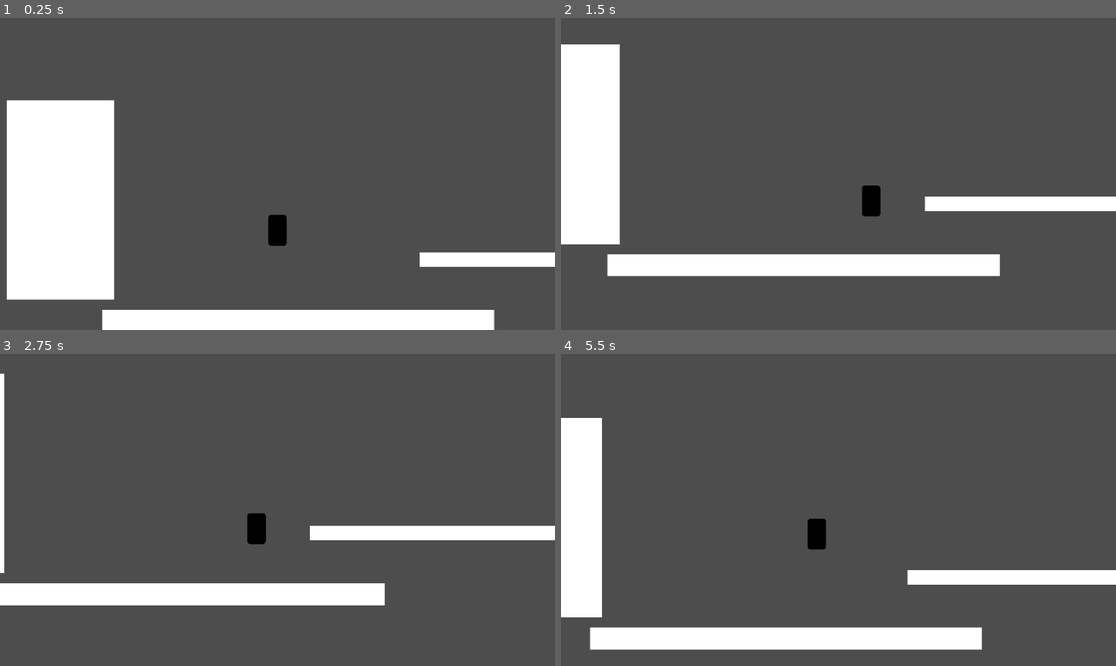
Above: before the commit, frames 1-4 (two rows, left to right).
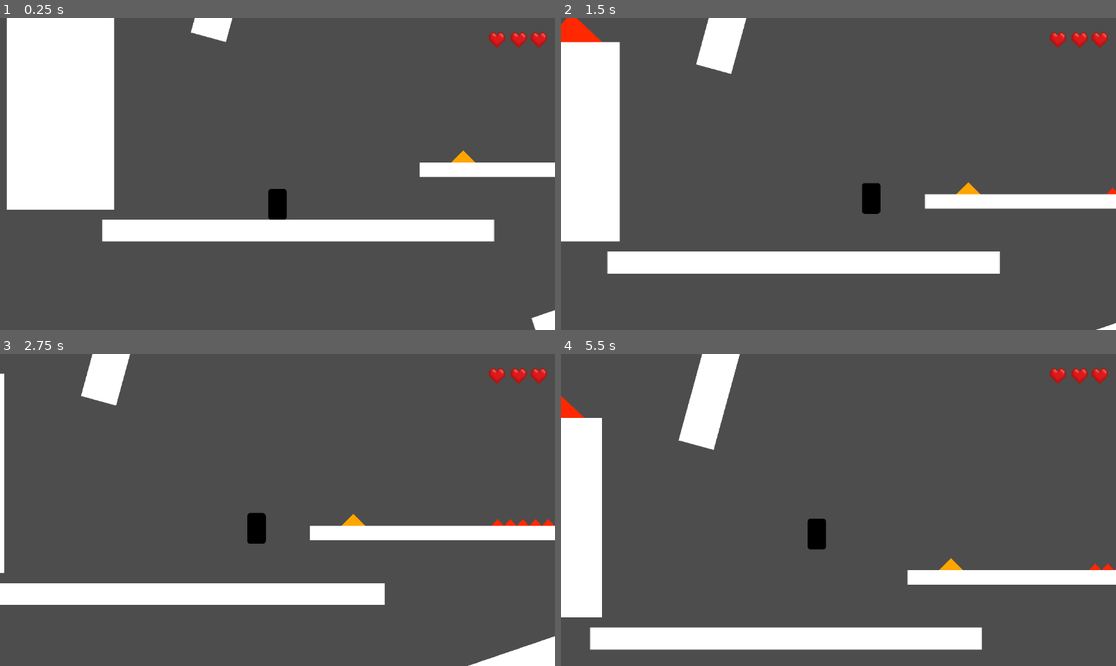
Above: after the commit, the same moments.

Repository: Darkneew/PlainPlateformer
Game: Godot game, scene res://levels/test_level.tscn
Same seed, same stepped clock (60 frames per second), same inputs: the game is played once before the commit and once after it.
Inputs:
- Up to frame 1 (0.25 s): no input
- Up to frame 2 (1.5 s): hold D (right) from 0.53 s (still down); tap W (jump) at 0.6, 0.77, 1.07 s; tap Space (dash) at 1.35 s
- Up to frame 3 (2.75 s): tap W (jump) at 1.52, 1.55, 1.82, 2.1 s; release D (right) at 2.03 s; hold Left (left) from 2.03 s (still down)
- Up to frame 4 (5.5 s): release Left (left) at 2.78 s; hold D (right) 2.78-4.28 s; tap Space (dash) at 2.85, 4.35 s; tap W (jump) at 3.02, 3.05, 3.32, 3.6, 3.77, 4.07, 4.52, 4.55, 4.82, 5.1 s; hold Left (left) 4.28-5.03 s; hold D (right) from 5.03 s (still down)

The runs differ from the first frame. In frame 1, 24% of the frame differs, in the area x 1-100%, y 0-100%; in frame 2, 4.1%; in frame 3, 2.5%; in frame 4, 2.6%.

Commit message:
health, dangerous objects, respawn and checkpoints

Diff:
--- a/levels/test_level.tscn
+++ b/levels/test_level.tscn
@@ -1,11 +1,39 @@
-[gd_scene load_steps=3 format=3 uid="uid://jixjah186mgf"]
+[gd_scene load_steps=6 format=3 uid="uid://jixjah186mgf"]
 
 [ext_resource type="PackedScene" uid="uid://8mnklhwexdq1" path="res://objects/plateform.tscn" id="1_4xvrj"]
 [ext_resource type="PackedScene" uid="uid://dxcbv1gkwim7d" path="res://player/packed_player.tscn" id="2_boudh"]
+[ext_resource type="PackedScene" uid="uid://u82ythi5tufs" path="res://objects/spikes.tscn" id="2_fksv7"]
+[ext_resource type="PackedScene" uid="uid://cs3qfyld1jud" path="res://objects/dangerous_square.tscn" id="3_pln7a"]
+[ext_resource type="PackedScene" uid="uid://d4b081fryfbus" path="res://objects/checkpoint.tscn" id="4_sr76q"]
 
 [node name="TestLevel" type="Node2D"]
 
 [node name="Map" type="Node2D" parent="."]
+
+[node name="HurtingSquare2" parent="Map" instance=ExtResource("3_pln7a")]
+position = Vector2(-1096, -462)
+rotation = -0.814551
+scale = Vector2(1.23994, 1.14652)
+lethal = true
+
+[node name="HurtingSquare" parent="Map" instance=ExtResource("3_pln7a")]
+position = Vector2(964, 312)
+rotation = 0.786559
+scale = Vector2(0.456575, 0.444914)
+
+[node name="Spikes" parent="Map" instance=ExtResource("2_fksv7")]
+position = Vector2(1876, 318)
+scale = Vector2(0.273175, 0.30029)
+lethal = true
+
+[node name="Spikes2" parent="Map" instance=ExtResource("2_fksv7")]
+position = Vector2(-61, 1396)
+scale = Vector2(0.33152, 0.718052)
+
+[node name="Spikes3" parent="Map" instance=ExtResource("2_fksv7")]
+position = Vector2(4067, 284)
+scale = Vector2(0.238212, 0.356946)
+lethal = true
 
 [node name="Plateform" parent="Map" instance=ExtResource("1_4xvrj")]
 position = Vector2(1480, 349)
@@ -19,4 +47,29 @@
 position = Vector2(-1126, 39)
 scale = Vector2(0.406527, 5.34207)
 
+[node name="Plateform4" parent="Map" instance=ExtResource("1_4xvrj")]
+position = Vector2(-273, -652)
+rotation = 1.83726
+scale = Vector2(0.474197, 0.972135)
+
+[node name="Plateform5" parent="Map" instance=ExtResource("1_4xvrj")]
+position = Vector2(2156, 917)
+rotation = -0.328724
+scale = Vector2(1.25176, 0.80487)
+
+[node name="Plateform6" parent="Map" instance=ExtResource("1_4xvrj")]
+position = Vector2(62, 1634)
+scale = Vector2(2.14432, 2.70719)
+
+[node name="Plateform7" parent="Map" instance=ExtResource("1_4xvrj")]
+position = Vector2(3922, 493)
+scale = Vector2(1.72915, 2.26955)
+
+[node name="Checkpoint" parent="Map" instance=ExtResource("4_sr76q")]
+position = Vector2(2925, -54)
+
+[node name="Checkpoint2" parent="Map" instance=ExtResource("4_sr76q")]
+position = Vector2(5023, -54)
+
 [node name="PackedPlayer" parent="." instance=ExtResource("2_boudh")]
+position = Vector2(0, 514)
--- /dev/null
+++ b/objects/checkpoint.tscn
@@ -0,0 +1,103 @@
+[gd_scene load_steps=9 format=3 uid="uid://d4b081fryfbus"]
+
+[ext_resource type="Texture2D" uid="uid://c8kv6d060cv1m" path="res://ressources/white_square.png" id="1_3n6yb"]
+[ext_resource type="Script" path="res://scripts/checkpoint.gd" id="1_ix751"]
+
+[sub_resource type="RectangleShape2D" id="RectangleShape2D_c0vrn"]
+size = Vector2(58, 609)
+
+[sub_resource type="Animation" id="Animation_6lt0s"]
+resource_name = "blink"
+length = 2.0
+loop_mode = 1
+tracks/0/type = "value"
+tracks/0/imported = false
+tracks/0/enabled = true
+tracks/0/path = NodePath("Sprite2D:modulate")
+tracks/0/interp = 1
+tracks/0/loop_wrap = true
+tracks/0/keys = {
+"times": PackedFloat32Array(0, 1, 2),
+"transitions": PackedFloat32Array(1, 1, 1),
+"update": 0,
+"values": [Color(0.294118, 0.65098, 1, 0.498039), Color(0.294118, 0.65098, 1, 0.117647), Color(0.294118, 0.65098, 1, 0.498039)]
+}
+
+[sub_resource type="Animation" id="Animation_qa5uk"]
+length = 0.001
+tracks/0/type = "value"
+tracks/0/imported = false
+tracks/0/enabled = true
+tracks/0/path = NodePath("Sprite2D:modulate")
+tracks/0/interp = 1
+tracks/0/loop_wrap = true
+tracks/0/keys = {
+"times": PackedFloat32Array(0),
+"transitions": PackedFloat32Array(1),
+"update": 0,
+"values": [Color(0.294118, 0.65098, 1, 0.498039)]
+}
+
+[sub_resource type="Animation" id="Animation_yxxll"]
+resource_name = "check"
+length = 0.2
+loop_mode = 1
+tracks/0/type = "value"
+tracks/0/imported = false
+tracks/0/enabled = true
+tracks/0/path = NodePath("Sprite2D:modulate")
+tracks/0/interp = 1
+tracks/0/loop_wrap = true
+tracks/0/keys = {
+"times": PackedFloat32Array(0, 0.1, 0.2),
+"transitions": PackedFloat32Array(0.170755, 2.82843, 1),
+"update": 0,
+"values": [Color(0.294118, 0.65098, 1, 0.498039), Color(1, 1, 1, 0.498039), Color(0.294118, 0.65098, 1, 0.498039)]
+}
+
+[sub_resource type="Animation" id="Animation_6cieo"]
+resource_name = "blink2"
+length = 2.0
+loop_mode = 1
+tracks/0/type = "value"
+tracks/0/imported = false
+tracks/0/enabled = true
+tracks/0/path = NodePath("Sprite2D:modulate")
+tracks/0/interp = 1
+tracks/0/loop_wrap = true
+tracks/0/keys = {
+"times": PackedFloat32Array(0, 1, 2),
+"transitions": PackedFloat32Array(1, 1, 1),
+"update": 0,
+"values": [Color(0.172568, 0.75574, 0.296255, 0.498039), Color(0.172549, 0.756863, 0.298039, 0.117647), Color(0.172568, 0.75574, 0.296255, 0.498039)]
+}
+
+[sub_resource type="AnimationLibrary" id="AnimationLibrary_cqw7i"]
+_data = {
+"RESET": SubResource("Animation_qa5uk"),
+"blink": SubResource("Animation_6lt0s"),
+"blink2": SubResource("Animation_6cieo"),
+"check": SubResource("Animation_yxxll")
+}
+
+[node name="Checkpoint" type="Area2D"]
+collision_layer = 0
+script = ExtResource("1_ix751")
+
+[node name="CollisionShape2D" type="CollisionShape2D" parent="."]
+position = Vector2(0, 0.5)
+shape = SubResource("RectangleShape2D_c0vrn")
+
+[node name="Sprite2D" type="Sprite2D" parent="."]
+modulate = Color(0.294118, 0.65098, 1, 0.498039)
+texture_filter = 1
+rotation = 1.5708
+scale = Vector2(1.5, 0.3)
+texture = ExtResource("1_3n6yb")
+
+[node name="AnimationPlayer" type="AnimationPlayer" parent="."]
+libraries = {
+"": SubResource("AnimationLibrary_cqw7i")
+}
+
+[connection signal="body_entered" from="." to="." method="on_entered"]
--- /dev/null
+++ b/objects/dangerous_square.tscn
@@ -0,0 +1,21 @@
+[gd_scene load_steps=4 format=3 uid="uid://cs3qfyld1jud"]
+
+[ext_resource type="Texture2D" uid="uid://c8kv6d060cv1m" path="res://ressources/white_square.png" id="1_5spy4"]
+[ext_resource type="Script" path="res://scripts/dangerous_square.gd" id="1_ajxl6"]
+
+[sub_resource type="RectangleShape2D" id="RectangleShape2D_61jgu"]
+size = Vector2(193, 194)
+
+[node name="DangerousSquare" type="StaticBody2D"]
+collision_layer = 4
+collision_mask = 0
+script = ExtResource("1_ajxl6")
+
+[node name="CollisionShape2D" type="CollisionShape2D" parent="."]
+shape = SubResource("RectangleShape2D_61jgu")
+
+[node name="Sprite2D" type="Sprite2D" parent="."]
+modulate = Color(1, 0.647059, 0, 1)
+texture_filter = 1
+scale = Vector2(0.483333, 1.02577)
+texture = ExtResource("1_5spy4")
--- a/objects/plateform.tscn
+++ b/objects/plateform.tscn
@@ -9,10 +9,10 @@
 collision_layer = 18
 collision_mask = 0
 
+[node name="CollisionShape2D" type="CollisionShape2D" parent="."]
+shape = SubResource("RectangleShape2D_nf3rm")
+
 [node name="Sprite2D" type="Sprite2D" parent="."]
 texture_filter = 1
 scale = Vector2(3.38333, 1)
 texture = ExtResource("1_lbair")
-
-[node name="CollisionShape2D" type="CollisionShape2D" parent="."]
-shape = SubResource("RectangleShape2D_nf3rm")
--- /dev/null
+++ b/objects/spikes.tscn
@@ -0,0 +1,31 @@
+[gd_scene load_steps=3 format=3 uid="uid://u82ythi5tufs"]
+
+[ext_resource type="Script" path="res://scripts/spikes.gd" id="1_aabpr"]
+[ext_resource type="PackedScene" uid="uid://cs3qfyld1jud" path="res://objects/dangerous_square.tscn" id="2_hrj3i"]
+
+[node name="Spikes" type="Node2D"]
+script = ExtResource("1_aabpr")
+
+[node name="DangerousSquare" parent="." instance=ExtResource("2_hrj3i")]
+position = Vector2(120, 0)
+rotation = 0.785398
+
+[node name="DangerousSquare2" parent="." instance=ExtResource("2_hrj3i")]
+position = Vector2(360, 0)
+rotation = 0.785398
+
+[node name="DangerousSquare3" parent="." instance=ExtResource("2_hrj3i")]
+position = Vector2(600, 0)
+rotation = 0.785398
+
+[node name="DangerousSquare4" parent="." instance=ExtResource("2_hrj3i")]
+position = Vector2(-120, 0)
+rotation = 0.785398
+
+[node name="DangerousSquare5" parent="." instance=ExtResource("2_hrj3i")]
+position = Vector2(-360, 0)
+rotation = 0.785398
+
+[node name="DangerousSquare6" parent="." instance=ExtResource("2_hrj3i")]
+position = Vector2(-600, 0)
+rotation = 0.785398
--- a/player/packed_player.tscn
+++ b/player/packed_player.tscn
@@ -1,11 +1,15 @@
-[gd_scene load_steps=3 format=3 uid="uid://dxcbv1gkwim7d"]
+[gd_scene load_steps=5 format=3 uid="uid://dxcbv1gkwim7d"]
 
 [ext_resource type="PackedScene" uid="uid://bb6fu5n5x5l4l" path="res://player/player.tscn" id="1_h1fir"]
 [ext_resource type="Script" path="res://scripts/camera.gd" id="2_hwxef"]
+[ext_resource type="Script" path="res://player/player_ui.gd" id="3_lxksm"]
+[ext_resource type="Texture2D" uid="uid://d3aykosughncs" path="res://ressources/coeur_3.png" id="3_rfxt1"]
 
 [node name="PackedPlayer" type="Node2D"]
 
-[node name="Player" parent="." instance=ExtResource("1_h1fir")]
+[node name="Player" parent="." node_paths=PackedStringArray("pack", "camera") instance=ExtResource("1_h1fir")]
+pack = NodePath("..")
+camera = NodePath("../CameraLock")
 
 [node name="CameraLock" type="Node2D" parent="." node_paths=PackedStringArray("player")]
 script = ExtResource("2_hwxef")
@@ -15,7 +19,22 @@
 position = Vector2(0, -150)
 
 [node name="PlayerUI" type="CanvasLayer" parent="."]
+script = ExtResource("3_lxksm")
 
 [node name="Timer" type="Timer" parent="PlayerUI"]
 wait_time = 0.1
 autostart = true
+
+[node name="Hearts" type="TextureRect" parent="PlayerUI"]
+anchors_preset = 1
+anchor_left = 1.0
+anchor_right = 1.0
+offset_left = -137.0
+offset_top = -19.0
+offset_right = -97.0
+offset_bottom = 21.0
+grow_horizontal = 0
+scale = Vector2(3, 3)
+texture = ExtResource("3_rfxt1")
+
+[connection signal="hearts_update" from="Player" to="PlayerUI" method="hearts_update"]
--- a/player/player.tscn
+++ b/player/player.tscn
@@ -7,7 +7,97 @@
 size = Vector2(79.5, 144)
 
 [sub_resource type="RectangleShape2D" id="RectangleShape2D_7vx5l"]
-size = Vector2(20, 89)
+size = Vector2(20, 68.5)
+
+[sub_resource type="Animation" id="Animation_cf0vx"]
+resource_name = "blink"
+length = 0.5
+loop_mode = 1
+tracks/0/type = "value"
+tracks/0/imported = false
+tracks/0/enabled = true
+tracks/0/path = NodePath("Sprite2D:modulate")
+tracks/0/interp = 1
+tracks/0/loop_wrap = true
+tracks/0/keys = {
+"times": PackedFloat32Array(0, 0.266667, 0.5),
+"transitions": PackedFloat32Array(0.217637, 4.59479, 1),
+"update": 0,
+"values": [Color(1, 1, 1, 1), Color(1, 1, 1, 0.27451), Color(1, 1, 1, 1)]
+}
+
+[sub_resource type="Animation" id="Animation_itd86"]
+length = 0.001
+tracks/0/type = "value"
+tracks/0/imported = false
+tracks/0/enabled = true
+tracks/0/path = NodePath("Sprite2D:modulate")
+tracks/0/interp = 1
+tracks/0/loop_wrap = true
+tracks/0/keys = {
+"times": PackedFloat32Array(0),
+"transitions": PackedFloat32Array(1),
+"update": 0,
+"values": [Color(1, 1, 1, 1)]
+}
+tracks/1/type = "value"
+tracks/1/imported = false
+tracks/1/enabled = true
+tracks/1/path = NodePath("Sprite2D:rotation")
+tracks/1/interp = 1
+tracks/1/loop_wrap = true
+tracks/1/keys = {
+"times": PackedFloat32Array(0),
+"transitions": PackedFloat32Array(1),
+"update": 0,
+"values": [0.0]
+}
+tracks/2/type = "value"
+tracks/2/imported = false
+tracks/2/enabled = true
+tracks/2/path = NodePath("Sprite2D:scale")
+tracks/2/interp = 1
+tracks/2/loop_wrap = true
+tracks/2/keys = {
+"times": PackedFloat32Array(0),
+"transitions": PackedFloat32Array(1),
+"update": 0,
+"values": [Vector2(1, 1)]
+}
+
+[sub_resource type="Animation" id="Animation_vvuct"]
+resource_name = "death"
+tracks/0/type = "value"
+tracks/0/imported = false
+tracks/0/enabled = true
+tracks/0/path = NodePath("Sprite2D:rotation")
+tracks/0/interp = 1
+tracks/0/loop_wrap = true
+tracks/0/keys = {
+"times": PackedFloat32Array(0, 0.2, 0.4, 0.6, 0.8, 1),
+"transitions": PackedFloat32Array(1, 1, 1, 1, 1, 1),
+"update": 0,
+"values": [0.0, 1.5708, 4.71239, 7.85398, 10.9956, 14.1372]
+}
+tracks/1/type = "value"
+tracks/1/imported = false
+tracks/1/enabled = true
+tracks/1/path = NodePath("Sprite2D:scale")
+tracks/1/interp = 1
+tracks/1/loop_wrap = true
+tracks/1/keys = {
+"times": PackedFloat32Array(0, 1),
+"transitions": PackedFloat32Array(1, 1),
+"update": 0,
+"values": [Vector2(1, 1), Vector2(1e-05, 1e-05)]
+}
+
+[sub_resource type="AnimationLibrary" id="AnimationLibrary_ciqsh"]
+_data = {
+"RESET": SubResource("Animation_itd86"),
+"blink": SubResource("Animation_cf0vx"),
+"death": SubResource("Animation_vvuct")
+}
 
 [node name="Player" type="CharacterBody2D"]
 collision_mask = 2
@@ -29,6 +119,7 @@
 shape = SubResource("RectangleShape2D_unjv5")
 
 [node name="Arms" type="Node2D" parent="."]
+position = Vector2(0, 19)
 
 [node name="Left" type="Area2D" parent="Arms"]
 collision_layer = 0
@@ -50,6 +141,12 @@
 wait_time = 0.2
 one_shot = true
 
+[node name="AnimationPlayer" type="AnimationPlayer" parent="."]
+libraries = {
+"": SubResource("AnimationLibrary_ciqsh")
+}
+
+[connection signal="body_entered" from="Hitbox" to="." method="on_hitbox_entered"]
 [connection signal="body_entered" from="Arms/Left" to="." method="on_left_arm_enter"]
 [connection signal="body_exited" from="Arms/Left" to="." method="on_left_arm_exit"]
 [connection signal="body_entered" from="Arms/Right" to="." method="on_right_arm_enter"]
--- /dev/null
+++ b/player/player_ui.gd
@@ -0,0 +1,9 @@
+extends CanvasLayer
+
+const hearts := [preload("res://ressources/coeur_1.png"), preload("res://ressources/coeur_2.png"), preload("res://ressources/coeur_3.png")]
+
+func hearts_update(nb: int):
+	if nb == 0:
+		$Hearts.texture = null
+	else:
+		$Hearts.texture = hearts[nb-1]
--- a/project.godot
+++ b/project.godot
@@ -13,7 +13,7 @@
 config/name="plateformer"
 run/main_scene="res://levels/test_level.tscn"
 config/features=PackedStringArray("4.3", "GL Compatibility")
-config/icon="res://icon.svg"
+config/icon="res://ressources/icon.svg"
 
 [input]
 
@@ -52,8 +52,8 @@
 
 2d_physics/layer_1="player"
 2d_physics/layer_2="objects"
-2d_physics/layer_3="can_hurt"
-2d_physics/layer_4="can_kill"
+2d_physics/layer_3="dangerous"
+2d_physics/layer_4="lethal"
 2d_physics/layer_5="jumpeable"
 
 [rendering]
--- /dev/null
+++ b/ressources/icon.svg
@@ -0,0 +1 @@
+<svg xmlns="http://www.w3.org/2000/svg" width="128" height="128"><rect width="124" height="124" x="2" y="2" fill="#363d52" stroke="#212532" stroke-width="4" rx="14"/><g fill="#fff" transform="translate(12.322 12.322)scale(.101)"><path d="M105 673v33q407 354 814 0v-33z"/><path fill="#478cbf" d="m105 673 152 14q12 1 15 14l4 67 132 10 8-61q2-11 15-15h162q13 4 15 15l8 61 132-10 4-67q3-13 15-14l152-14V427q30-39 56-81-35-59-83-108-43 20-82 47-40-37-88-64 7-51 8-102-59-28-123-42-26 43-46 89-49-7-98 0-20-46-46-89-64 14-123 42 1 51 8 102-48 27-88 64-39-27-82-47-48 49-83 108 26 42 56 81zm0 33v39c0 276 813 276 814 0v-39l-134 12-5 69q-2 10-14 13l-162 11q-12 0-16-11l-10-65H446l-10 65q-4 11-16 11l-162-11q-12-3-14-13l-5-69z"/><path d="M483 600c0 34 58 34 58 0v-86c0-34-58-34-58 0z"/><circle cx="725" cy="526" r="90"/><circle cx="299" cy="526" r="90"/></g><g fill="#414042" transform="translate(12.322 12.322)scale(.101)"><circle cx="307" cy="532" r="60"/><circle cx="717" cy="532" r="60"/></g></svg>
--- /dev/null
+++ b/scripts/checkpoint.gd
@@ -0,0 +1,28 @@
+extends Area2D
+
+var _body: Node2D
+
+var _reset_immune := false
+# Called when the node enters the scene tree for the first time.
+func _ready() -> void:
+	$AnimationPlayer.play("blink")
+
+func on_entered(body: Node2D):
+	body.change_checkpoint.connect(reset_blink)
+	_body = body
+	$AnimationPlayer.play("check")
+	collision_mask = 0
+	get_tree().create_timer(1).timeout.connect(blink2)
+	_reset_immune = true
+	body.checkpoint(position)
+
+func blink2():
+	if $AnimationPlayer.current_animation == "check":
+		$AnimationPlayer.play("blink2")
+
+func reset_blink():
+	if _reset_immune:
+		_reset_immune = false
+		return
+	$AnimationPlayer.play("blink")
+	collision_mask = 1
--- /dev/null
+++ b/scripts/dangerous_square.gd
@@ -0,0 +1,12 @@
+extends StaticBody2D
+
+@export var lethal: bool = false
+
+# Called when the node enters the scene tree for the first time.
+func _ready() -> void:
+	if lethal:
+		make_lethal()
+
+func make_lethal():
+	$Sprite2D.modulate = Color(1, 40.0/255, 0)
+	collision_layer = 8
--- a/scripts/player.gd
+++ b/scripts/player.gd
@@ -1,7 +1,10 @@
 extends CharacterBody2D
 
-enum State {Standing, Jumping, Rising, Midair, Falling, Dashing, Walling, Fastfalling}
+enum State {Standing, Jumping, Rising, Midair, Falling, Dashing, Walling, Fastfalling, Dying}
 enum Action {None, Dash, Jump}
+
+signal hearts_update(health: int)
+signal change_checkpoint()
 
 @export_group("Horizontal Mouvement")
 ## Maximum lateral speed for the player
@@ -38,11 +41,19 @@
 ## Purcentage of max velocity jump when jumping from a wall
 @export_range(0,1) var wall_velocity_reduction := 0.8
 
+@export_group("Obstacles")
+## Strength of the knockback received when touching a hurting object
+@export var knockback := 600.0
+
 @export_group("Advanced")
 ## Time frame the player has to buffer an action
 @export var buffer_time = 0.4
 ## Time frame where the player can jump after leaving ground, in milliseconds
 @export var ground_approximation = 100
+## Pack scene, packing the player
+@export var pack: Node2D
+## Camera following the player
+@export var camera: Node2D
 
 
 ## STATES
@@ -55,22 +66,64 @@
 var _left_wall: bool
 var _right_wall: bool
 var _last_time_on_ground: int
+var _health: int
+var _hurt: bool
 
 ## INIT
 func _ready() -> void:
+	$Buffer.wait_time = buffer_time
+	start_level()
+
+## BUFFER TIMEOUT
+func on_buffer_timeout():
+	_buffer = Action.None
+
+## CUSTOM IS_ON_GROUND
+func is_on_ground():
+	return Time.get_ticks_msec() < _last_time_on_ground + ground_approximation
+
+## START LEVEL
+func start_level():
+	$AnimationPlayer.play("RESET")
+	_hurt = false
+	position = Vector2.ZERO
+	velocity = Vector2.ZERO
 	_state = State.Fastfalling
 	_buffer = Action.None
 	_last_jump_velocity = jump_velocity_max
 	_can_dash = true
-	$Buffer.wait_time = buffer_time
-
-## BUFFER TIMEOUT
-func on_buffer_timeout():
-	_buffer = Action.None
-
-## CUSTOM IS_ON_GROUND
-func is_on_ground():
-	return Time.get_ticks_msec() < _last_time_on_ground + ground_approximation
+	_health = 3
+	hearts_update.emit(3)
+
+
+## DAMAGE
+func on_hitbox_entered(body: Node2D):
+	if body.collision_layer & 8:
+		die()
+	elif body.collision_layer & 4:
+		get_hurt()
+func get_hurt():
+	if _hurt:
+		return
+	_health -= 1
+	velocity = - velocity.normalized() * knockback
+	velocity.x *= 1.5
+	hearts_update.emit(_health)
+	if _health == 0:
+		die()
+	else:
+		_hurt = true
+		$AnimationPlayer.play("blink")
+		get_tree().create_timer(1).timeout.connect(end_hurt)
+func end_hurt():
+	_hurt = false
+	$AnimationPlayer.play("RESET")
+func die():
+	hearts_update.emit(0)
+	_state = State.Dying
+	$AnimationPlayer.play("death")
+	get_tree().create_timer(1).timeout.connect(start_level)
+
 
 ## WALLS
 func on_left_arm_enter(_body: Node2D):
@@ -100,13 +153,28 @@
 	_state = State.Rising
 
 
+## CHECKPOINT
+func checkpoint(pos):
+	if pack == null:
+		print("Failed to checkpoint. No packed scene referenced")
+		return
+	change_checkpoint.emit()
+	position += pack.position - pos
+	camera.position += pack.position - pos
+	pack.position = pos
+
+
 ## PROCESSES
 func _process(_delta: float) -> void:
-	_state = update_states()
-
 	## GROUND UPDATE
 	if is_on_floor():
 		_last_time_on_ground = Time.get_ticks_msec()
+
+	## STATE CHECK
+	if _state == State.Dying or _state == State.Dashing:
+		return
+	_state = update_states()
+
 
 	## FAST FALL
 	# fast fall
@@ -160,8 +228,13 @@
 			$Buffer.start()
 
 func _physics_process(delta: float) -> void:
+	## DYING
+	if _state == State.Dying:
+		return
+
 	## DASHING
 	if _state == State.Dashing:
+		move_and_slide()
 		return
 
 	## JUMPING
@@ -203,7 +276,7 @@
 
 ## STATES
 func update_states():
-	if _state == State.Jumping or _state == State.Dashing:
+	if _state == State.Jumping or _state == State.Dashing or _state == State.Dying:
 		return _state
 	if _state == State.Standing and is_on_ground():
 		_last_jump_velocity = jump_velocity_max
--- /dev/null
+++ b/scripts/spikes.gd
@@ -0,0 +1,9 @@
+extends Node2D
+
+@export var lethal: bool = false
+
+# Called when the node enters the scene tree for the first time.
+func _ready() -> void:
+	if lethal:
+		for i in range(get_child_count()):
+			get_child(i).make_lethal()
Not shown: 1 places in player/player.tscn that only renumber resources
Binary file added: ressources/coeur_1.png
Not shown, added: ressources/coeur_1.png.import
Binary file added: ressources/coeur_2.png
Not shown, added: ressources/coeur_2.png.import
Binary file added: ressources/coeur_3.png
Not shown, added: ressources/coeur_3.png.import
Not shown, added: ressources/icon.svg.import
